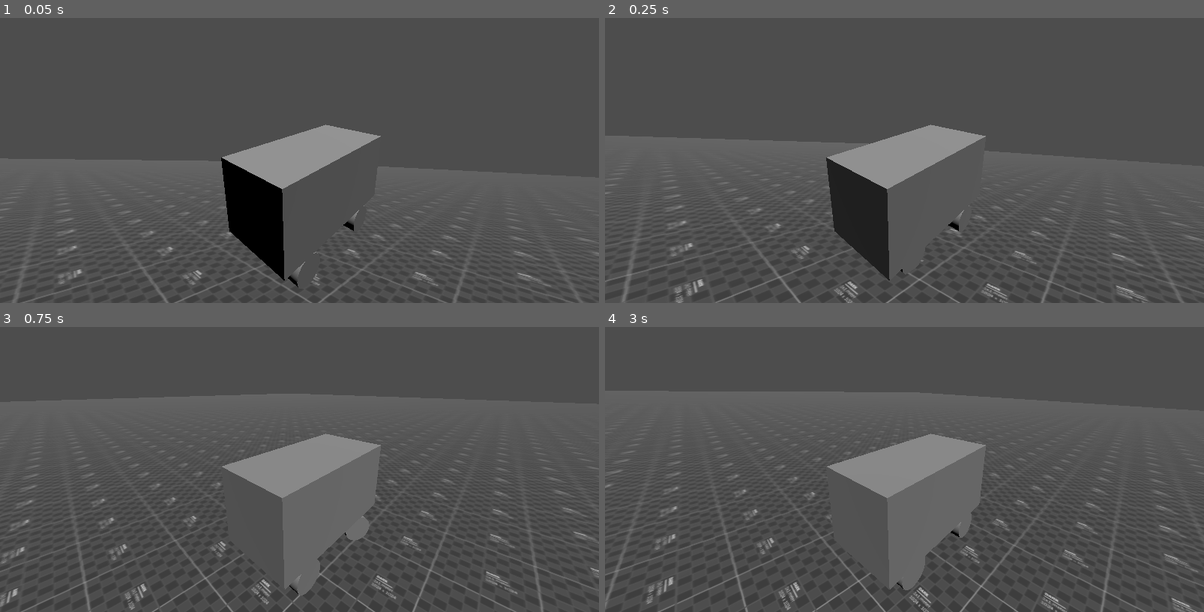
Above: before the commit, frames 1-4 (two rows, left to right).
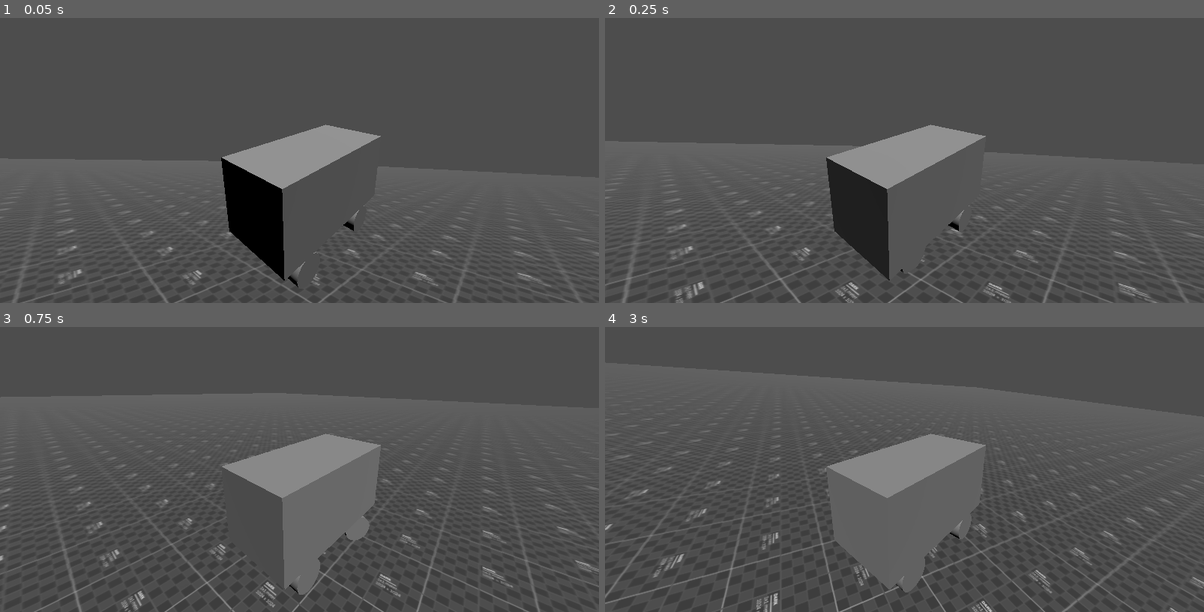
Above: after the commit, the same moments.

Repository: dairycultist/bus-game
Game: Godot game, scene res://scene.tscn
Two runs of this game, one before a commit and one after it. Both use one fixed random seed, a clock stepped at 60 frames per second and the inputs below.
Inputs:
- Up to frame 1 (0.05 s): no input
- Up to frame 2 (0.25 s): no input
- Up to frame 3 (0.75 s): hold Right (ui_right) from 0.53 s (still down)
- Up to frame 4 (3 s): release Right (ui_right) at 1.28 s; hold Down (ui_down) 1.28-2.03 s; hold Right (ui_right) 2.03-2.78 s; hold Up (ui_up) from 2.78 s (still down)

Frame 1 is identical in both runs. In frame 2, 1.8% of the frame differs, in the area x 0-100%, y 42-100%; in frame 3, 3.4%; in frame 4, 4.1%, in the area x 0-100%, y 33-100%.

Commit message:
Antislip

Diff:
--- a/wheel.gd
+++ b/wheel.gd
@@ -28,22 +28,11 @@
 func _process(delta: float) -> void:
 
 	var chassis                        := get_parent_node_3d()
-	var chassis_up                     :=  global_transform.basis.y
-	var chassis_forward                := -global_transform.basis.z # -z direction is forward
+	var chassis_up                     :=  chassis.global_transform.basis.y
+	var chassis_forward                := -chassis.global_transform.basis.z # -z direction is forward
 	var chassis_to_suspension_position := global_position + chassis_up * max_compression_distance - chassis.global_position
 
-	# raycast from the point of max_compression_distance down
-	var max_compression_position = global_position + chassis_up * max_compression_distance
-
-	var ray_result = get_world_3d().direct_space_state.intersect_ray(PhysicsRayQueryParameters3D.create(
-		max_compression_position,
-		global_position
-	))
-
-	# if the ray hits something before the point of zero compression, it means
-	# the suspension is compressed and we should apply a suspension force to
-	# the chassis
-	var compression_distance := 0.0
+	# turn wheel in direction of inputed steer
 	var steer_rotation := 0.0
 
 	if (steered == SteerType.RightTurnsRight):
@@ -62,6 +51,21 @@
 		if (Input.is_action_pressed("ui_right")):
 			steer_rotation += deg_to_rad(max_turn_angle)
 
+	rotation.y = steer_rotation
+
+	# raycast from the point of max_compression_distance down
+	var max_compression_position = global_position + chassis_up * max_compression_distance
+
+	var ray_result = get_world_3d().direct_space_state.intersect_ray(PhysicsRayQueryParameters3D.create(
+		max_compression_position,
+		global_position
+	))
+
+	# if the ray hits something before the point of zero compression, it means
+	# the suspension is compressed, the wheel is grounded, and we should apply a
+	# relevant forces to the chassis
+	var compression_distance := 0.0
+
 	if (ray_result):
 
 		compression_distance   = max_compression_distance - (max_compression_position - ray_result.position).length()
@@ -77,14 +81,17 @@
 
 		chassis.apply_force(vertical_velocity_at_position * -chassis_up * dampening, chassis_to_suspension_position)
 
-		# apply force opposite to side-to-side tire slip at wheel_contact_position
-		# TODO antislip
-
-		# input (powering and steering) (only when compressed/grounded)
-		# drive forces are applied at the wheel_contact_position
-		# TODO should take into account current speed (for applying force AND mesh rotation)
+		# get relative wheel contact position for applying forces to the chassis
 		var chassis_to_wheel_contact_position = global_position + compression_distance * chassis_up - chassis.global_position
 
+		# apply force opposite to side-to-side wheel slip at chassis_to_wheel_contact_position
+		# (angle of wheel is already accounted for in its transform)
+		var sidetoside_velocity_at_position = velocity_at_position.dot(global_transform.basis.x)
+
+		chassis.apply_force(sidetoside_velocity_at_position * -global_transform.basis.x * antislip, chassis_to_wheel_contact_position)
+
+		# apply drive_force at the chassis_to_wheel_contact_position
+		# TODO should take into account current speed (for applying force AND mesh rotation around x)
 		if (powered):
 
 			if (Input.is_action_pressed("ui_up")):
@@ -93,11 +100,5 @@
 			if (Input.is_action_pressed("ui_down")):
 				chassis.apply_force(-chassis_forward * drive_force, chassis_to_wheel_contact_position)
 
-		if (steered != SteerType.NotSteered):
-			pass
-
 	# visibly push our mesh up during compression
 	$Mesh.position.y = compression_distance + 0.2
-
-	# visibly turn our mesh to match steering
-	$Mesh.rotation.y = steer_rotation
